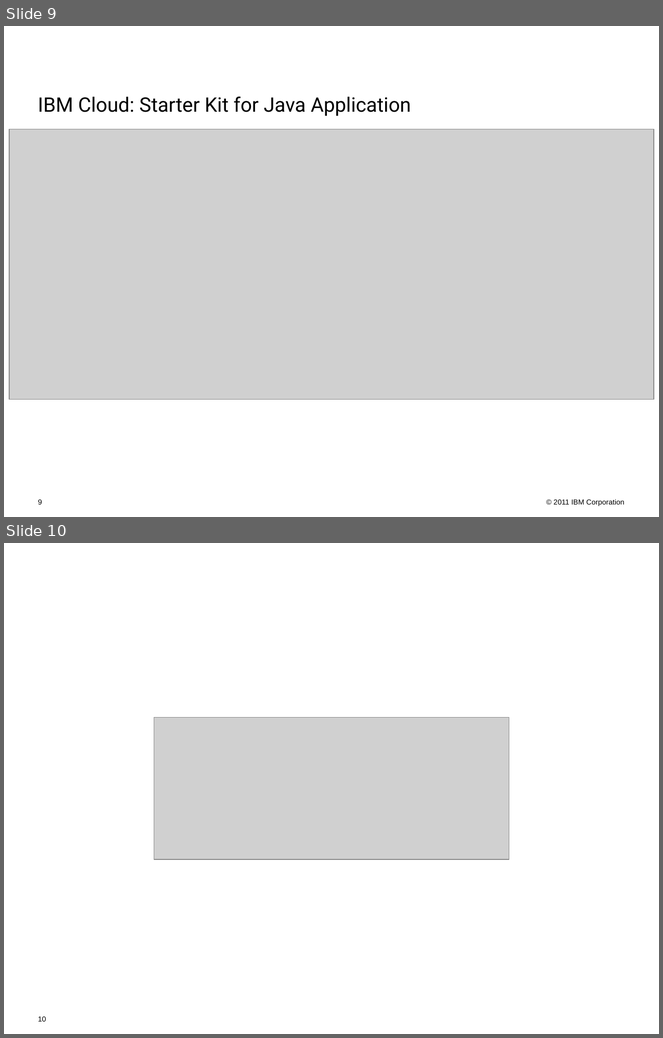
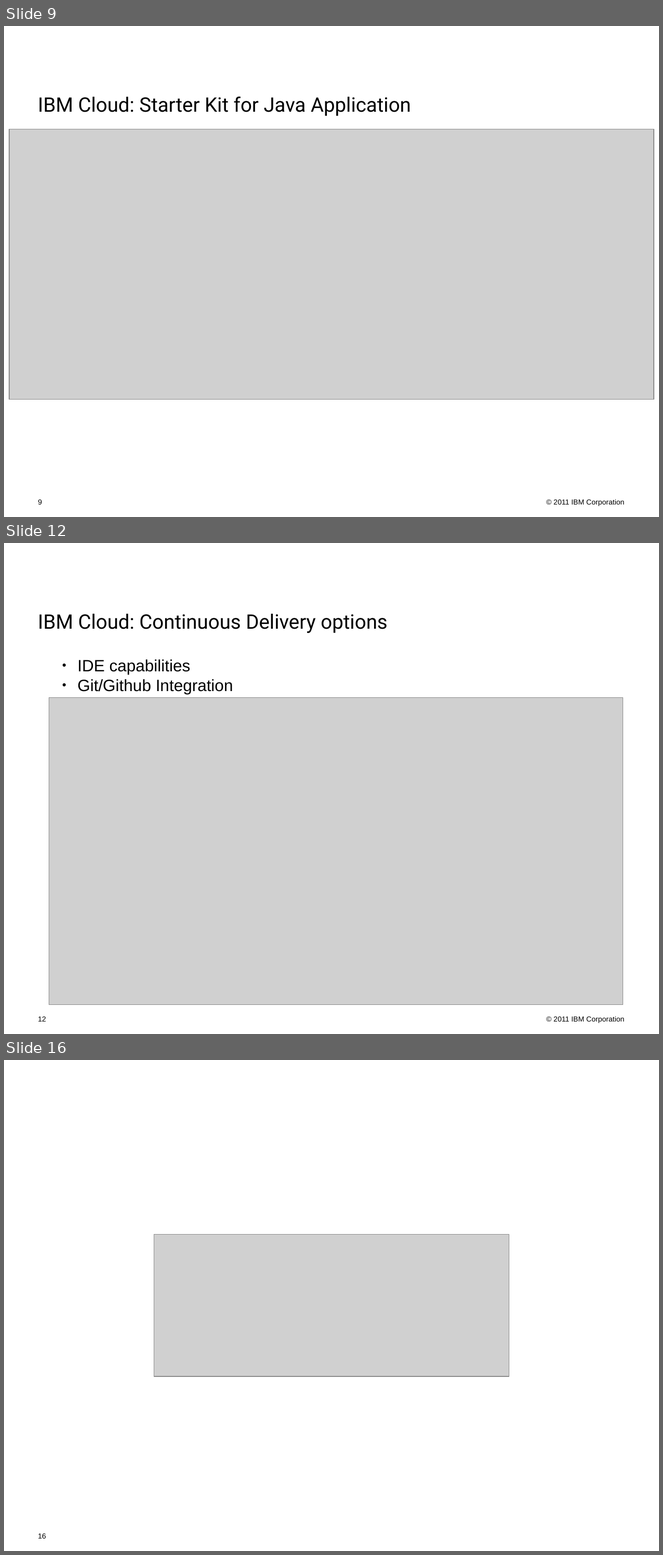
Before and after one commit to ezamorad/WatsonCloudAPIWorkshop, a slide deck: 00-Intro/03-IBMCloud.odp. Shown one above the other, each under a label of ours: slides 9 and 10 before the commit, slides 9, 12 and 16 after it; the slides between them are not shown. The pictures are 663x1038 and 663x1555 pixels, drawn with LibreOffice and Linux fonts; fonts in the diff are those of the drawing; grey boxes stand for pictures; background and template pictures are left out. Boxes give left, top, right and bottom in pixels: in the first picture for what was removed or moved away, otherwise in the second. Text is boxed around its words. In the diff, an @@ line names an element or a change of style, - is before the commit and + after.

```diff
--- a/00-Intro/03-IBMCloud.odp
+++ b/00-Intro/03-IBMCloud.odp
@@ slide 12 added at <box>4,543,659,1034</box>, background picture (left out); not listed: 1 template element that a slide beside it also shows @@
@@ title added at <box>38,614,387,633</box>, 22 pt, text #000000 @@
+IBM Cloud: Continuous Delivery options
@@ text added at <box>77,659,233,694</box>, 18 pt, text #000000 @@
+● IDE capabilities
+● Git/Github Integration
@@ picture added at <box>49,697,623,1005</box> @@
@@ page number added at <box>38,1017,46,1022</box>, 8 pt, text #000000 @@
+12
@@ what was slide 10 is now slide 16 @@
@@ page number at <box>38,1534,46,1539</box>: text changed @@
-10
+16
```
Also in this commit, not shown: 5 other slides added, 1 slide removed, 1 other file.
